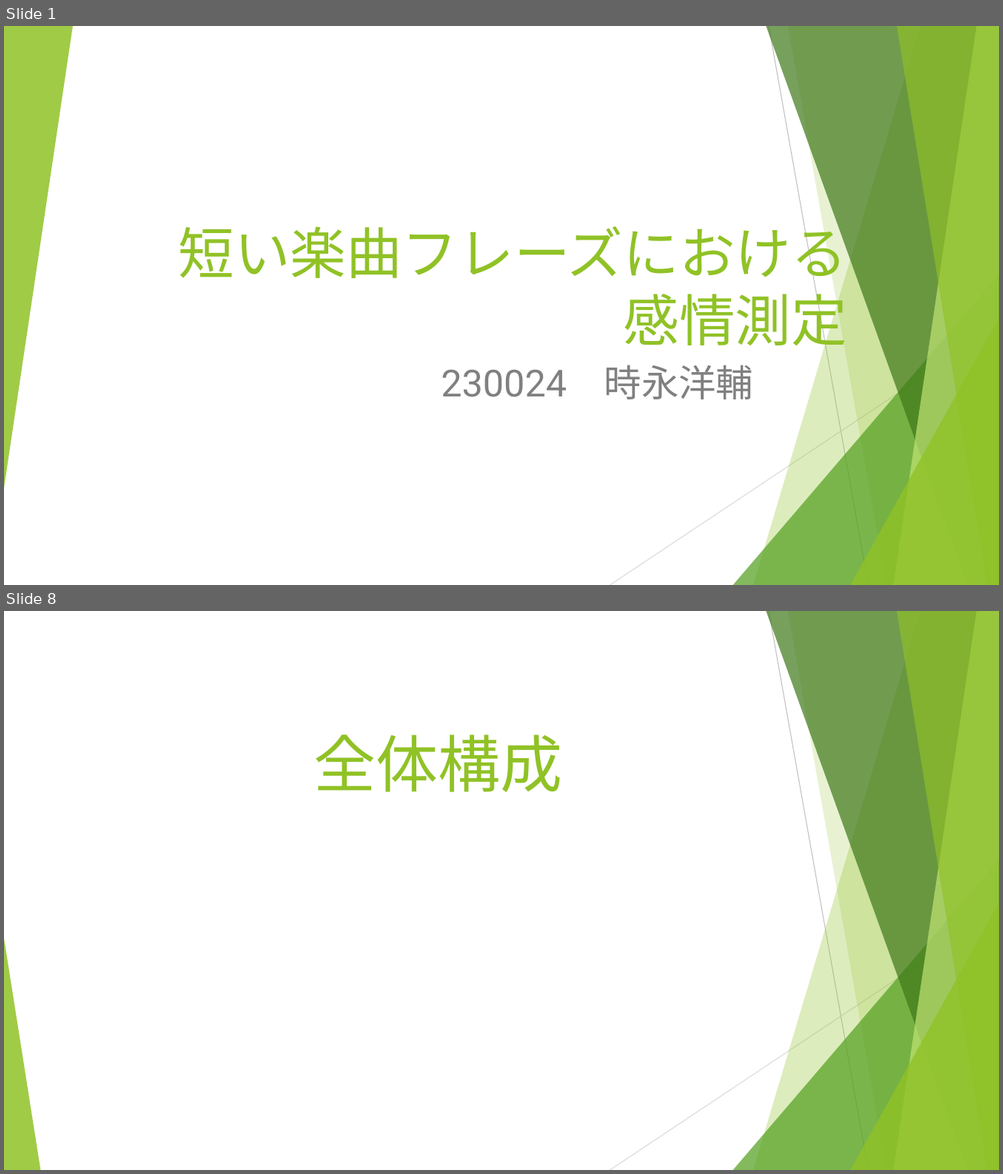
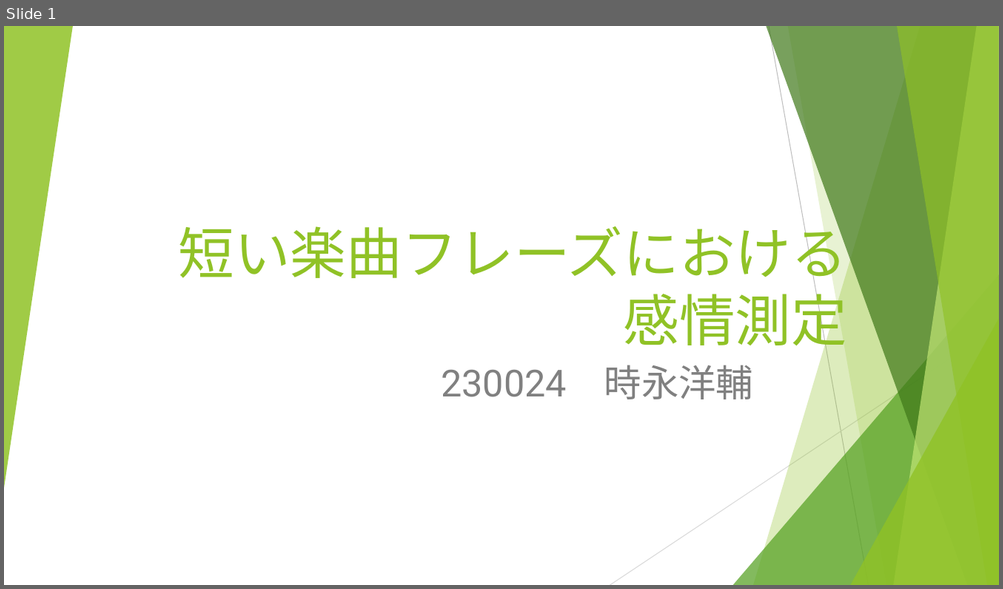
Before and after one commit to and12cant-ctrl/Music_Map_Exp, a slide deck: 発表用/発表用スライド.pptx. Shown one above the other, each under a label of ours: slides 1 and 8 before the commit, slide 1 after it; the slides between them are not shown. The pictures are 1003x1174 and 1003x589 pixels, drawn with LibreOffice and Linux fonts; fonts in the diff are those of the drawing. Boxes give left, top, right and bottom in pixels: in the first picture for what was removed or moved away, otherwise in the second. Text is boxed around its words. In the diff, an @@ line names an element or a change of style, - is before the commit and + after.

```diff
--- a/発表用/発表用スライド.pptx
+++ b/発表用/発表用スライド.pptx
@@ slide 8 removed at (x1=4, y1=611, x2=999, y2=1170), background #FFFFFF; not listed: 9 template elements that a slide beside it also shows @@
@@ title removed at (x1=314, y1=735, x2=563, y2=792) @@
-全体構成
@@ triangle removed at (x1=4, y1=939, x2=40, y2=1170) @@
```
Also in this commit, not shown: 4 slides changed, 9 slides added, 4 other slides removed, 2 other files.
